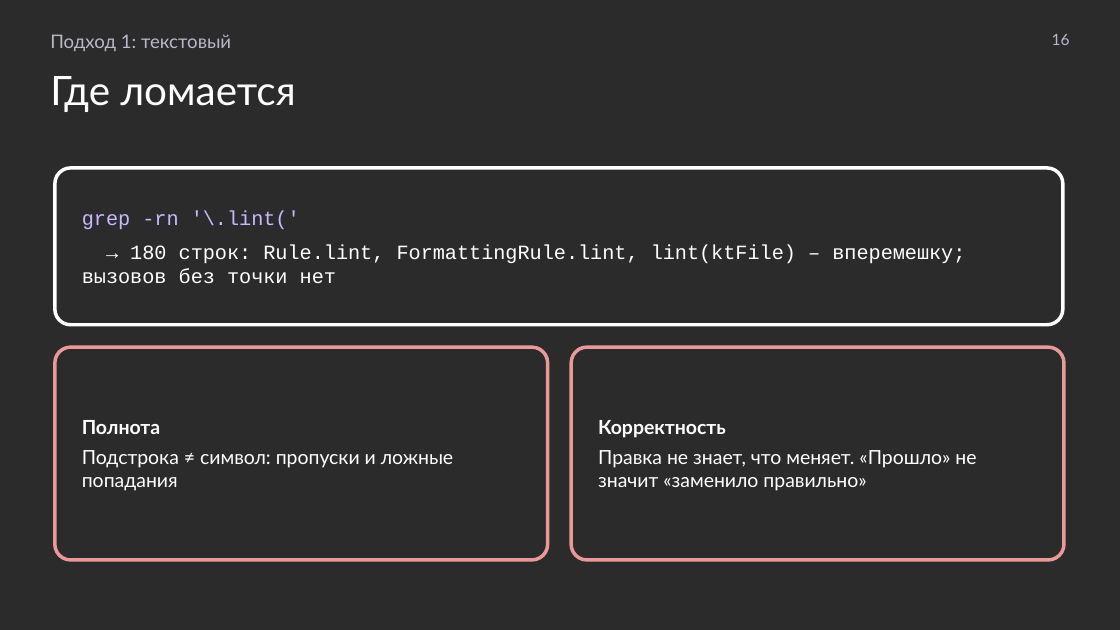
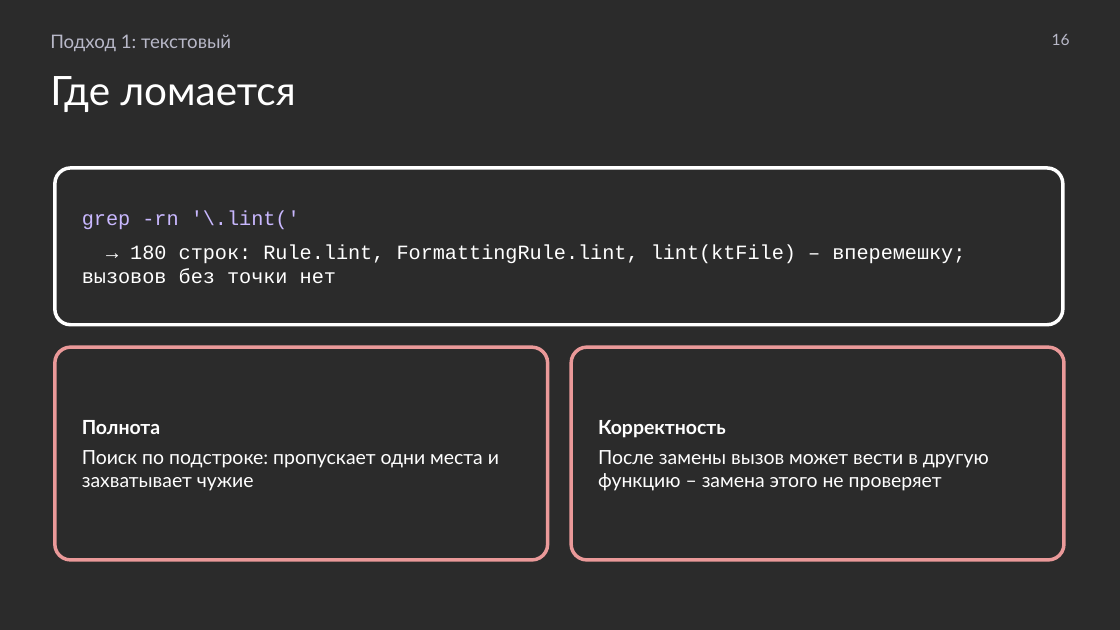
Before and after one commit to MchKosticyn/ide-refactoring-in-ai-agents, a slide deck: slide 16 of Доклад_ Рефакторинг в ИИ-агентах.pptx. Drawn at 1120x630 pixels with LibreOffice and Linux fonts; fonts in the diff are those of the drawing; background and template pictures are left out; a plain dark background stands for a picture behind light text. Boxes give left, top, right and bottom in pixels: in the first picture for what was removed or moved away, otherwise in the second. Text is boxed around its words. In the diff, an @@ line names an element or a change of style, - is before the commit and + after.

```diff
--- a/Доклад_ Рефакторинг в ИИ-агентах.pptx
+++ b/Доклад_ Рефакторинг в ИИ-агентах.pptx
@@ text in rounded rectangle at (x1=82, y1=450, x2=499, y2=491): text changed @@
-Подстрока ≠ символ: пропуски и ложные попадания
+Поиск по подстроке: пропускает одни места и захватывает чужие
@@ text in rounded rectangle at (x1=598, y1=450, x2=989, y2=491): text changed @@
-Правка не знает, что меняет. «Прошло» не значит «заменило правильно»
+После замены вызов может вести в другую функцию – замена этого не проверяет
```
Also in this commit, not shown: 26 other slides changed, 1 slide added, 1 other file.
